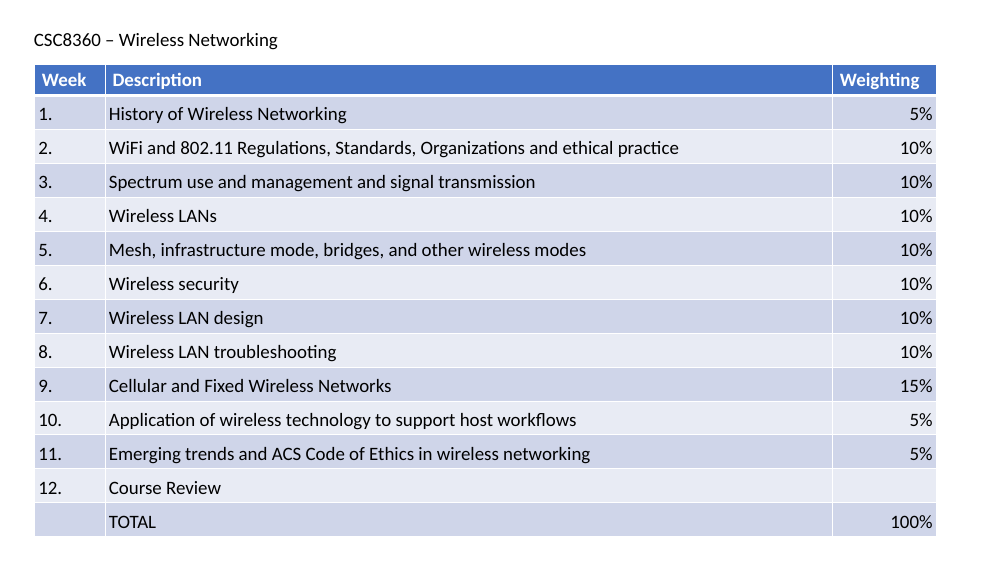
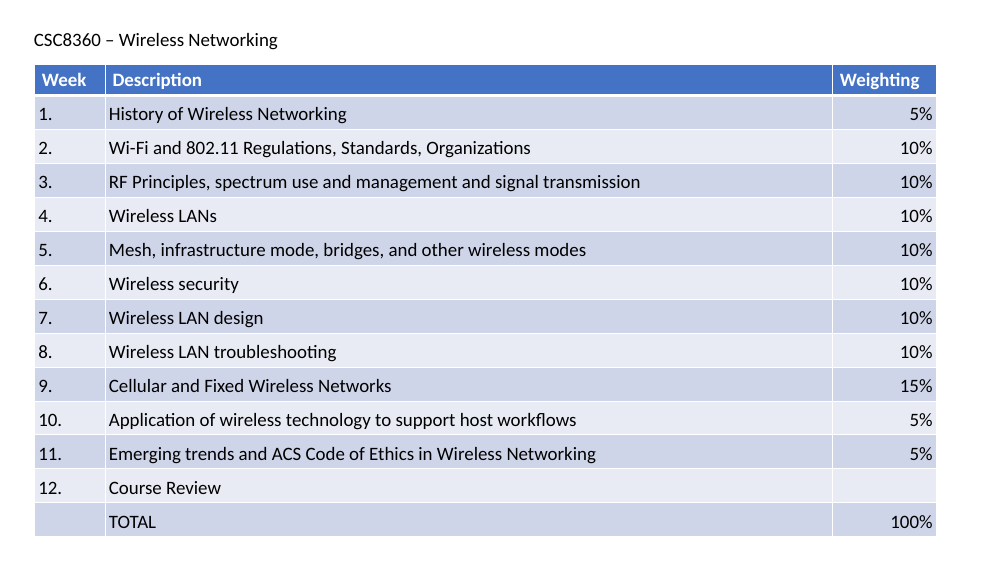
Before and after one commit to ronaddie/CSC3600, a slide deck: slide 2 of CSC8360 - Course Objectives.pptx. Drawn at 1008x567 pixels with LibreOffice and Linux fonts; fonts in the diff are those of the drawing. Boxes give left, top, right and bottom in pixels: in the first picture for what was removed or moved away, otherwise in the second. Text is boxed around its words. In the diff, an @@ line names an element or a change of style, - is before the commit and + after.

Commit message:
add various prac files

```diff
--- a/CSC8360 - Course Objectives.pptx
+++ b/CSC8360 - Course Objectives.pptx
@@ table at box(35, 64, 937, 532) @@
-row 3, column 2: WiFi and 802.11 Regulations, Standards, Organizations and ethical practice
+row 3, column 2: Wi-Fi and 802.11 Regulations, Standards, Organizations
-row 4, column 2: Spectrum use and management and signal transmission
+row 4, column 2: RF Principles, spectrum use and management and signal transmission
-row 12, column 2: Emerging trends and ACS Code of Ethics in wireless networking
+row 12, column 2: Emerging trends and ACS Code of Ethics in Wireless Networking
```
